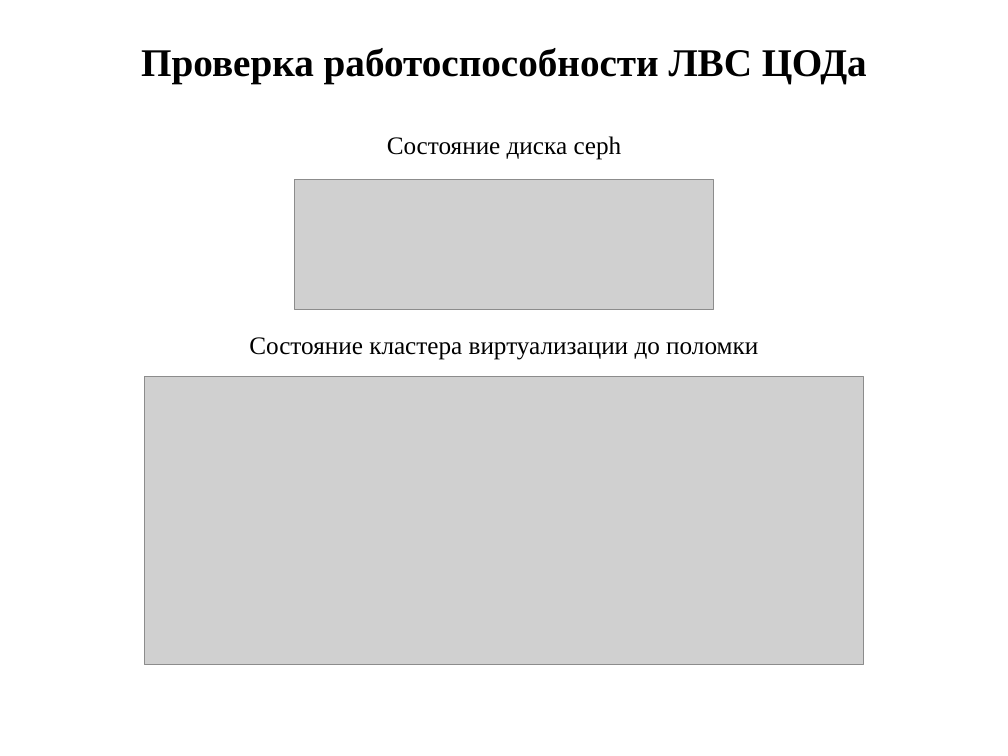
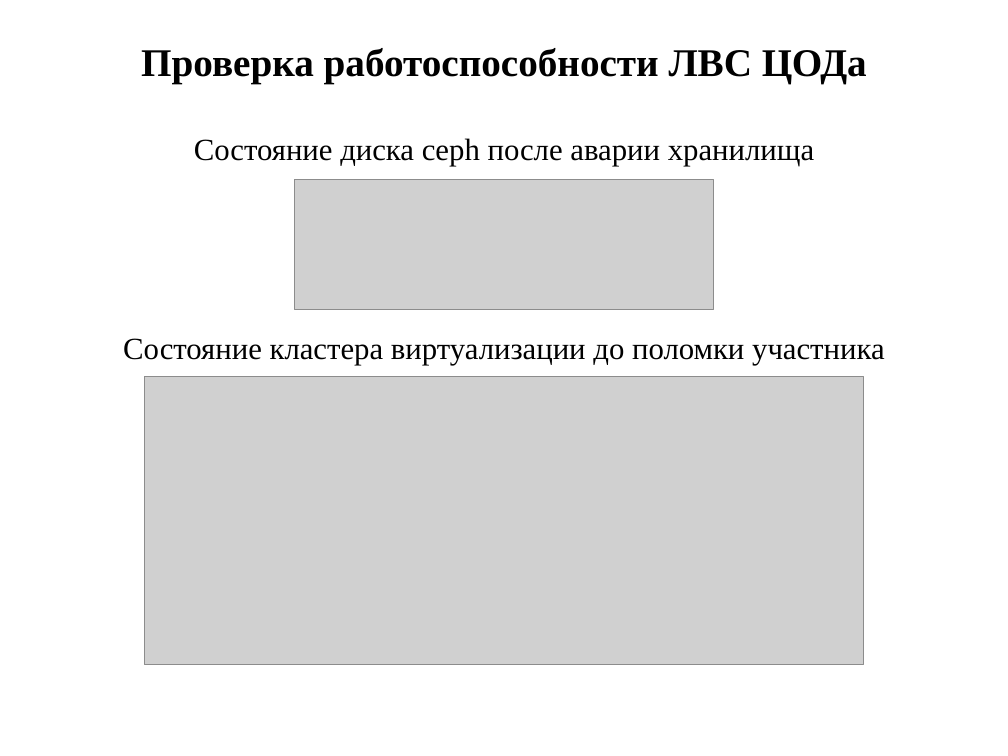
Before and after one commit to Ivashkka/diplom, a slide deck: slide 25 of Diplom_Rakov.pptx (slide 33 before the commit). Drawn at 1008x756 pixels with LibreOffice and Linux fonts; fonts in the diff are those of the drawing; grey boxes stand for pictures. Boxes give left, top, right and bottom in pixels: in the first picture for what was removed or moved away, otherwise in the second. Text is boxed around its words. In the diff, an @@ line names an element or a change of style, - is before the commit and + after.

```diff
--- a/Diplom_Rakov.pptx
+++ b/Diplom_Rakov.pptx
@@ text at <box>194,138,814,166</box>: text changed; size 18 to 22 pt @@
-Состояние диска ceph
+Состояние диска ceph после аварии хранилища
@@ text at <box>123,338,885,365</box>: text changed; size 18 to 22 pt @@
-Состояние кластера виртуализации до поломки
+Состояние кластера виртуализации до поломки участника
```
Also in this commit, not shown: 20 other slides changed, 8 slides removed.
